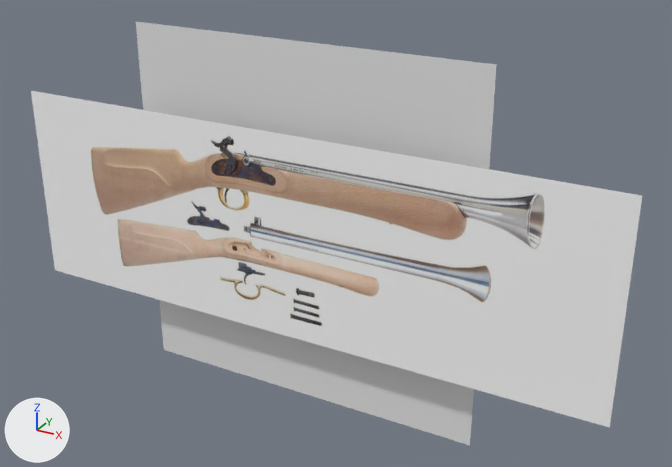
An edit to the Blender file Content/BoatFight/Models/Guns/Blunderbuss.blend, drawn before and after from the same camera.
One viewpoint serves both versions: a 50 mm camera at (0.706, -1.163, 0.595) aimed at (0.054, 0.023, 0.002). Lighting does not change. The marker at lower left points along +X, +Y and +Z.

The first picture shows 'Blunderbuss reference image', 'Plane.002'.
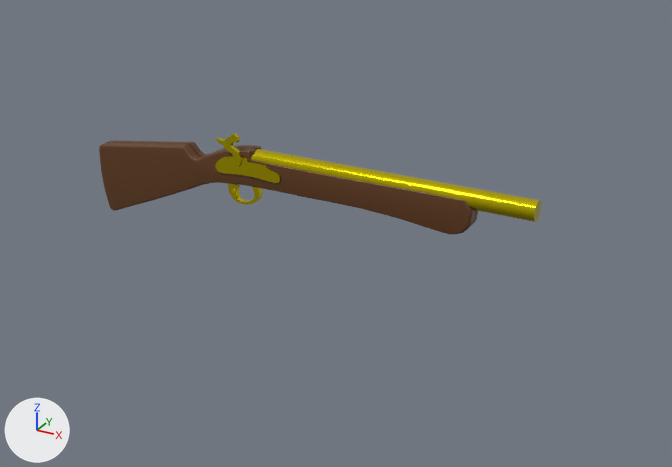
Location of each change, [x1, y1, x2, y2] in pixels of the pictures (672 x 467 px):
'Blunderbuss reference image', deleted
    before: [31, 91, 642, 428]
'Plane.002', reshaped, moved
    before: [136, 22, 497, 445]
    after: [215, 156, 280, 183]
'Plane.003', added (yellow)
    after: [215, 133, 242, 169]
part 1 of me_plane_004, deleted
    before: [136, 22, 497, 445]
part 2 of me_plane_004, added (yellow)
    after: [215, 156, 280, 183]
'Stock', unchanged, uncovered by the edit
    after: [99, 140, 478, 234]
'Barrel', unchanged, uncovered by the edit
    after: [251, 149, 541, 222]

What the commit changed:
Material 'Gold.004' (mat_gold_004) is new.
Its base color is (0.8, 0.672, 0.00691) (yellow #e7d614).
Its metallic is 1.0.
Its roughness is 0.148.
me_plane_004 is used by ob_plane_002; location (0.0, 0.006, 0.0); rotation (1.571, 0.0, 0.0), in degrees (90, 0, 0).
Verts and faces of me_plane_004; kept vertices keep their numbers, new ones are numbered from 4.
Before the commit, vertices of me_plane_004: 0 (-0.305, -0.305, 0.0) at pixel (163, 349), 1 (0.305, -0.305, 0.0) at pixel (469, 445), 2 (-0.305, 0.305, 0.0) at pixel (135, 21), 3 (0.305, 0.305, 0.0) at pixel (496, 64).
me_plane_004 had 4 vertices, 1 face and spanned x -0.305..0.305, y -0.305..0.305, z 0.0.
me_plane_004 now has 72 vertices, 38 faces and spans x -0.142..-0.02, y 0.086..0.119, z -0.035..0.0.
Part 1, on me_plane_004:
Vertices deleted: 0 to 3 (with the faces that use them).
Part 2, on me_plane_004:
36 vertices are added at x -0.142..-0.02, y 0.086..0.119, z -0.035.
36 new vertices lie (0.0, 0.0, 0.035) away from vertices in x -0.142..-0.02, y 0.086..0.119, z -0.035.
38 new faces join them.
me_plane_004 now uses material mat_gold (yellow #e7d614).
Mesh me_plane_005 is new.
It has 123 vertices, 84 faces and spans x -0.139..-0.0924, y 0.0966..0.1543, z 0.0..0.006.
It uses material mat_gold_004 (yellow #e7d614).
Object 'Blunderbuss reference image' (ob_blunderbuss_reference_image) is deleted.
Object 'Plane.002' (ob_plane_002) moves from (0.0, 0.006, 0.0) to (-0.003, -0.018, -0.002).
Object 'Plane.003' (ob_plane_003) is new; it shows me_plane_005.
Its location is (0.0, -0.016, 0.0).
Its rotation in degrees is (90, 0, 0).
